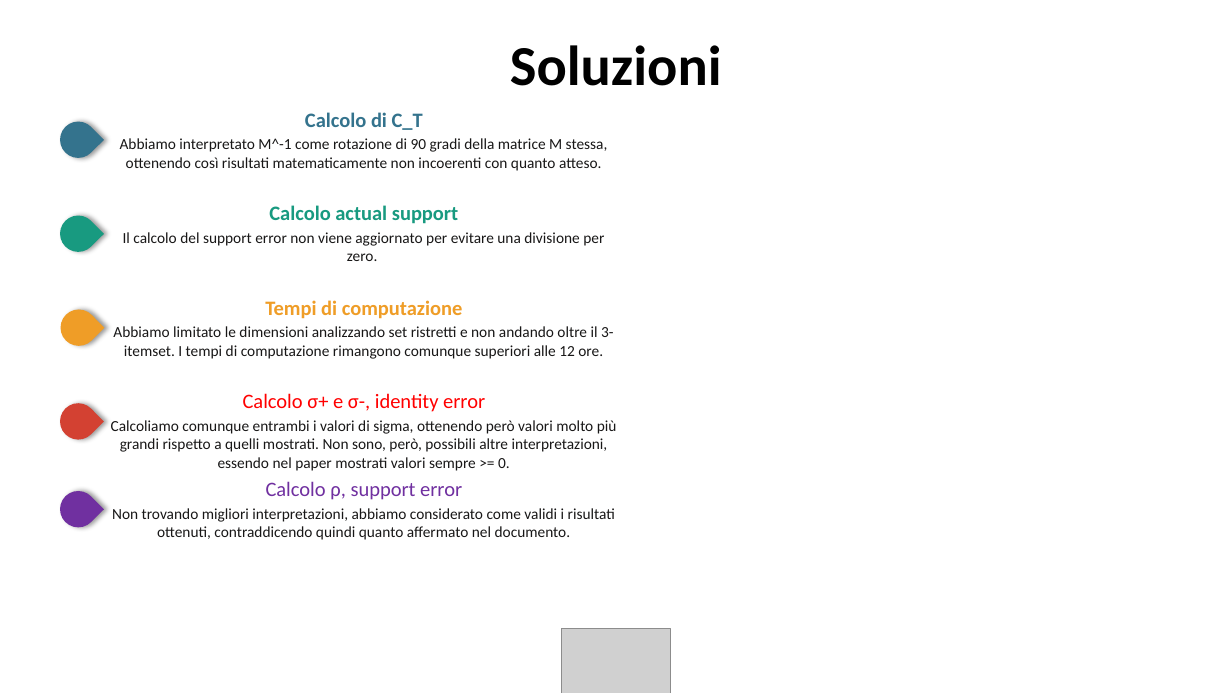
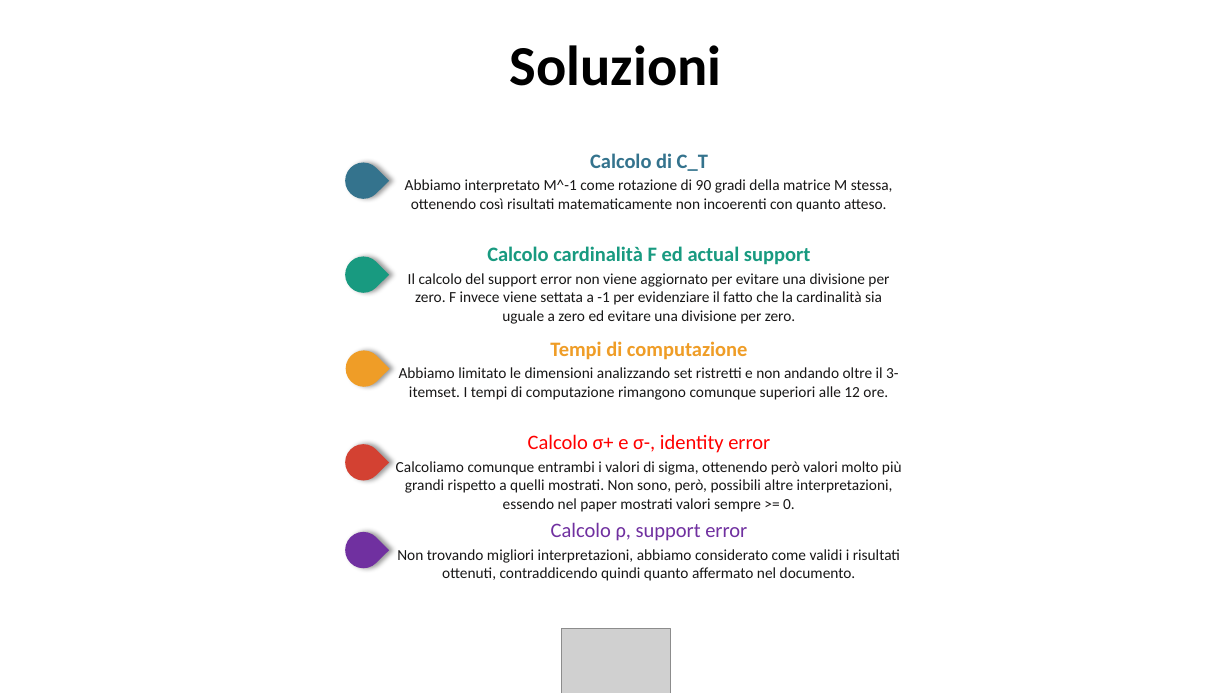
Before and after one commit to jf994/DataProtectionProject, a slide deck: slide 6 of docs/Presentazione.pptx. Drawn at 1232x693 pixels with LibreOffice and Linux fonts; fonts in the diff are those of the drawing; grey boxes stand for pictures; background and template pictures are left out. Boxes give left, top, right and bottom in pixels: in the first picture for what was removed or moved away, otherwise in the second. Text is boxed around its words. In the diff, an @@ line names an element or a change of style, - is before the commit and + after.

Commit message:
mod pptx e for rec_support

```diff
--- a/docs/Presentazione.pptx
+++ b/docs/Presentazione.pptx
@@ text at (408, 246, 889, 324): text changed @@
-Calcolo actual support
-Il calcolo del support error non viene aggiornato per evitare una divisione per zero.
+Calcolo cardinalità F ed actual support
+Il calcolo del support error non viene aggiornato per evitare una divisione per zero. F invece viene settata a -1 per evidenziare il fatto che la cardinalità sia uguale a zero ed evitare una divisione per zero.
@@ 5 teardrops, 4 texts: place and size @@
-5 teardrops, 4 texts at (53, 112, 617, 540)
+5 teardrops, 4 texts at (338, 153, 902, 581)
```
Also in this commit, not shown: 1 other slide changed, 5 other files.
